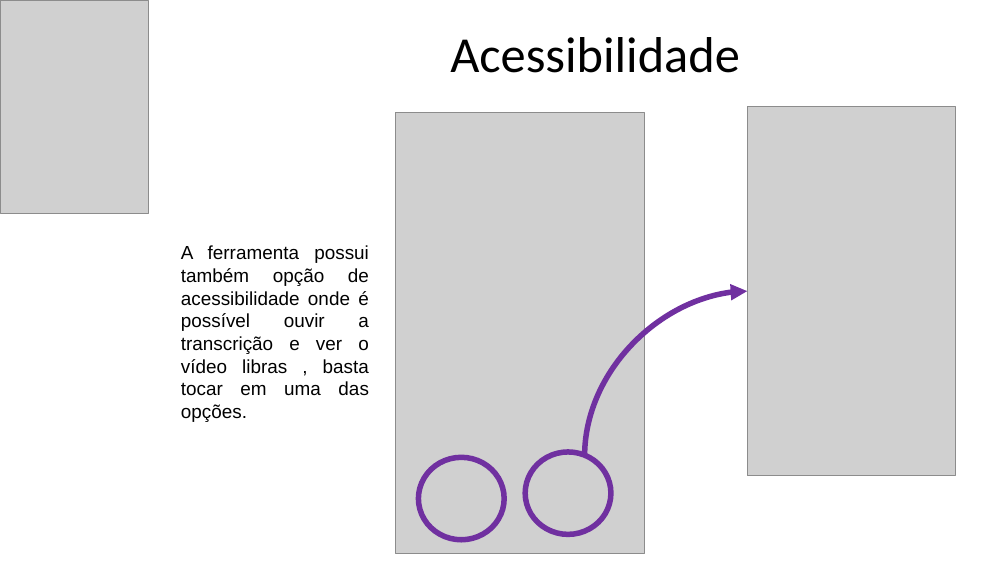
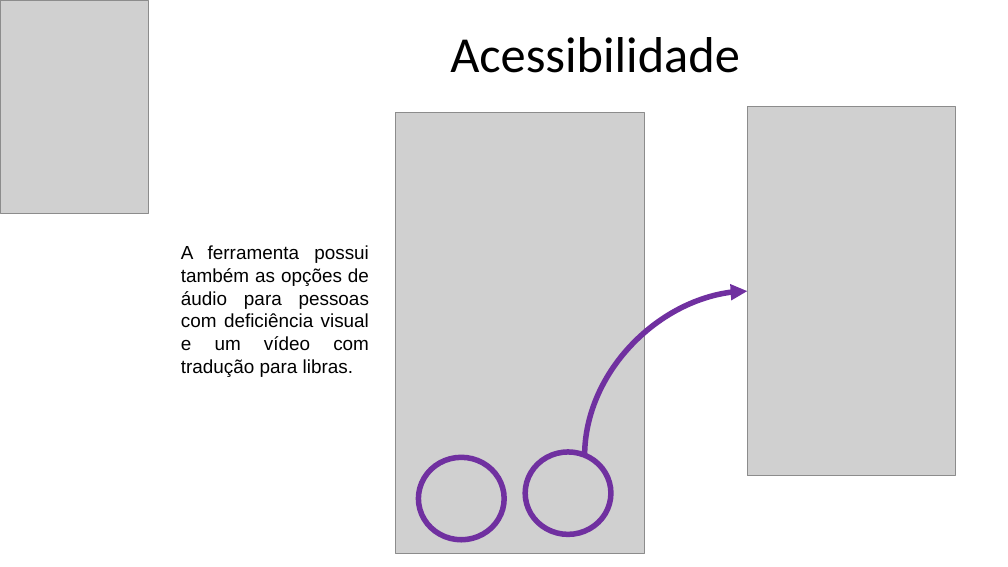
Before and after one commit to ivyfarias/Hackathon---EPM, a slide deck: slide 6 of GuiaRapido - Procuradoria Especial da Mulher - EPEM.pptx. Drawn at 1008x567 pixels with LibreOffice and Linux fonts; fonts in the diff are those of the drawing; grey boxes stand for pictures. Boxes give left, top, right and bottom in pixels: in the first picture for what was removed or moved away, otherwise in the second. Text is boxed around its words. In the diff, an @@ line names an element or a change of style, - is before the commit and + after.

```diff
--- a/GuiaRapido - Procuradoria Especial da Mulher - EPEM.pptx
+++ b/GuiaRapido - Procuradoria Especial da Mulher - EPEM.pptx
@@ text at (x1=181, y1=245, x2=369, y2=377): text changed @@
-A ferramenta possui também opção de acessibilidade onde é possível ouvir a transcrição e ver o vídeo libras , basta tocar em uma das opções.
+A ferramenta possui também as opções de áudio para pessoas com deficiência visual e um vídeo com tradução para libras.
```
Also in this commit, not shown: 3 other slides changed, 3 other files.
